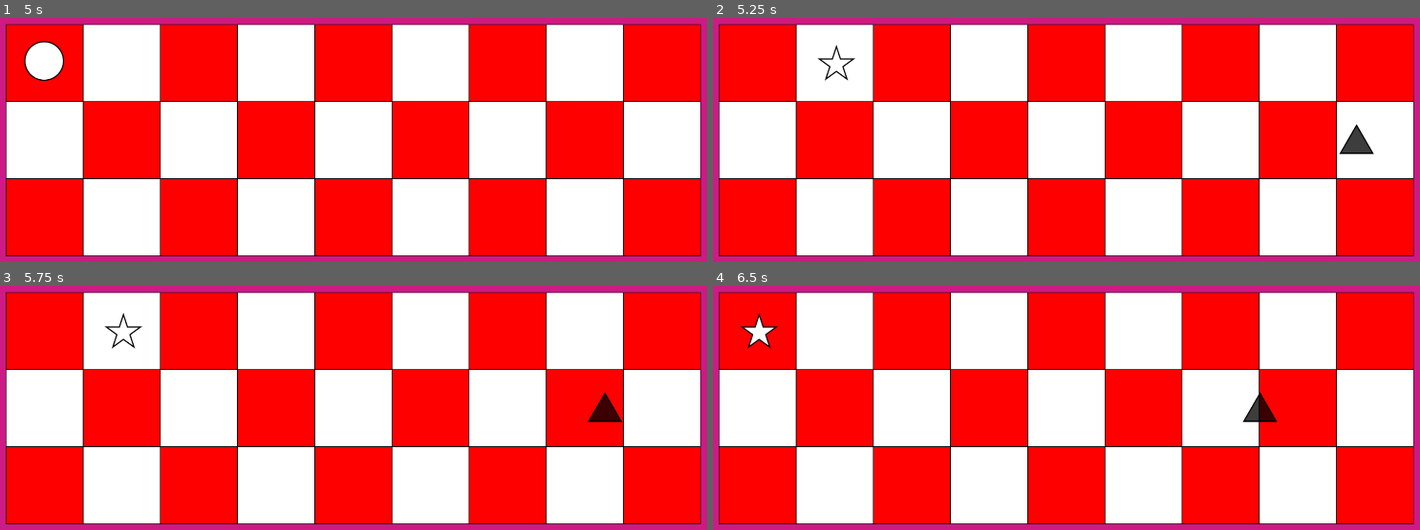
Above: before the commit, frames 1-4 (two rows, left to right).
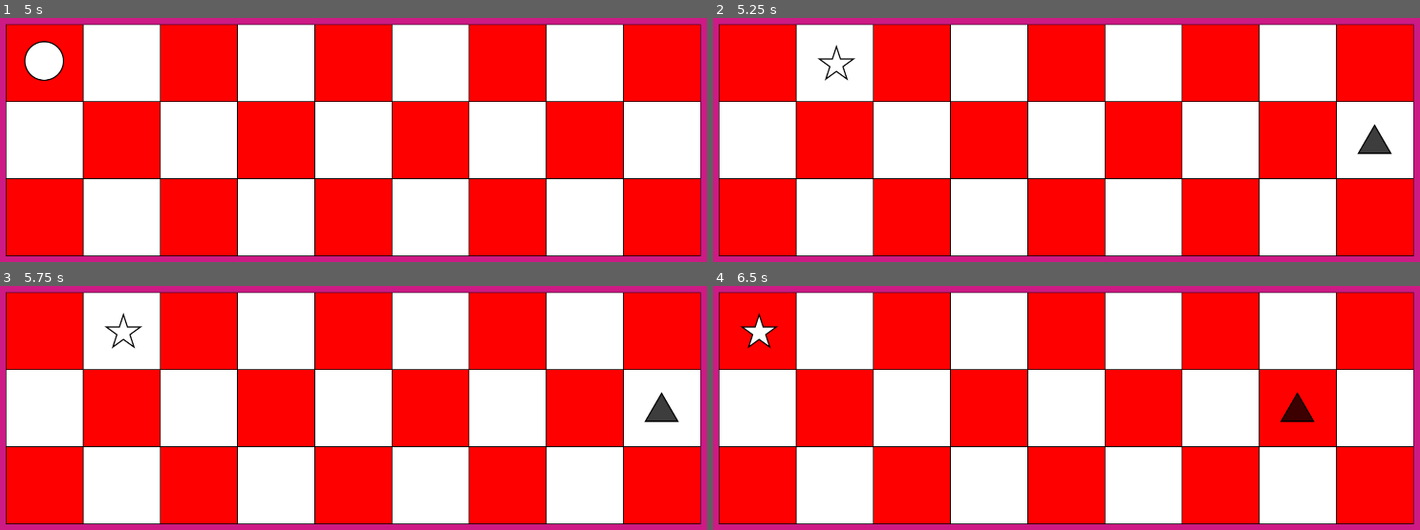
Above: after the commit, the same moments.

Repository: bezark/Street-Fight
Game: Godot game, scene res://street.tscn
Two runs of this game, one before a commit and one after it. Both use one fixed random seed, a clock stepped at 60 frames per second and the inputs below.
Inputs:
- Up to frame 1 (5 s): tap Enter (ui_accept) at 0.5, 0.77, 1.25, 1.52, 2, 2.75, 3.02, 3.5, 3.77, 4.25, 4.52 s; hold F (star) 0.53-1.28 s; hold Right (ui_right) 0.53-2.03 s; tap Up (Moving) at 1.35 s; tap F (star) at 1.55, 2.3, 3.05, 4.55 s; hold Left (ui_left) 2.03-2.78 s; hold A (circle) 2.03-2.78 s; hold Right (ui_right) 2.78-4.28 s; tap D (square) at 2.85 s; hold F (star) 3.53-4.28 s; hold Left (ui_left) from 4.28 s (still down); tap S (triangle) at 4.35 s
- Up to frame 2 (5.25 s): release Left (ui_left) at 5.03 s; hold Right (ui_right) from 5.03 s (still down); hold F (star) from 5.03 s (still down)
- Up to frame 3 (5.75 s): keep holding Right (ui_right); keep holding F (star)
- Up to frame 4 (6.5 s): release Right (ui_right) at 5.78 s; release F (star) at 5.78 s; hold Left (ui_left) from 5.78 s (still down); tap Up (Moving) at 5.85 s; tap Enter (ui_accept) at 6.02 s; tap F (star) at 6.05 s

Frame 1 is identical in both runs. In frame 2, 0.5% of the frame differs, in the area x 88-97%, y 43-56%; in frame 3, 0.6%, in the area x 83-97%, y 43-56%; in frame 4, 0.6%.

Commit message:
Modified Movement to be on squares rather than fluid
added EverybodyMove global timer and advanced enemy movement off that

Diff:
--- a/Game Controller.gd
+++ b/Game Controller.gd
@@ -24,3 +24,9 @@
 
 	$EnemySpawner.start(nextEnemySpawnTime)
 	nextEnemySpawnTime -= 0.1
+
+
+
+#increase all enemy movement speed
+func _on_every_body_move_timeout():
+	$EveryBodyMove.wait_time -= 0.001
--- a/enemy.gd
+++ b/enemy.gd
@@ -5,13 +5,28 @@
 var speed = 194
 
 func _ready():
-    randomize()
-    var shape_int = randi() % shapes.size()
-    $Shapes.frame = shape_int
-    shape = shapes[shape_int]
-    print(shape)
+	randomize()
+	var shape_int = randi() % shapes.size()
+	$Shapes.frame = shape_int
+	shape = shapes[shape_int]
+	print(shape)
 
-func _process(delta):
-    # Move the enemy 194 units to the left every second
-    position.x -= speed * delta
-    speed += 0.001
+	#global movement timer
+	$"../EveryBodyMove".timeout.connect(_on_every_body_move_timeout)
+
+
+
+
+
+#Fluid Movement
+#func _process(delta):
+#	# Move the enemy 194 units to the left every second
+#	position.x -= speed * delta
+#	speed += 0.001
+
+
+
+# Squares Movement
+func _on_every_body_move_timeout():
+	print(shape, " is moving")
+	position.x -= speed
--- a/player_control.gd
+++ b/player_control.gd
@@ -38,7 +38,7 @@
 		if Input.is_action_just_pressed("ui_right"):
 			position.x += 194
 			#(0 + 5 + 1) % 5
-
+		move_and_slide()
 
 
 
--- a/street.tscn
+++ b/street.tscn
@@ -19,20 +19,20 @@
 offset_bottom = 831.0
 color = Color(1, 0.0235294, 0.603922, 0.717647)
 
-[node name="Background" type="Sprite2D" parent="."]
+[node name="Street_Floor" type="Sprite2D" parent="."]
 position = Vector2(872.5, 291.635)
 scale = Vector2(0.999427, 1.00126)
 texture = ExtResource("1_jm8sk")
 
-[node name="Walls" type="RigidBody2D" parent="Background"]
+[node name="Walls" type="RigidBody2D" parent="Street_Floor"]
 inertia = 100.0
 gravity_scale = 0.0
 
-[node name="CollisionShape2D" type="CollisionShape2D" parent="Background/Walls"]
+[node name="CollisionShape2D" type="CollisionShape2D" parent="Street_Floor/Walls"]
 position = Vector2(0.500305, -416.111)
 shape = SubResource("RectangleShape2D_xx55w")
 
-[node name="CollisionShape2D2" type="CollisionShape2D" parent="Background/Walls"]
+[node name="CollisionShape2D2" type="CollisionShape2D" parent="Street_Floor/Walls"]
 position = Vector2(0.500122, 412.845)
 shape = SubResource("RectangleShape2D_xx55w")
 
@@ -49,13 +49,14 @@
 visible = false
 position = Vector2(1361, 195)
 
-[node name="Enemy2" parent="." instance=ExtResource("3_n0wy0")]
-visible = false
-position = Vector2(777, 395)
-
 [node name="EnemySpawner" type="Timer" parent="."]
 wait_time = 5.0
 one_shot = true
 autostart = true
 
+[node name="EveryBodyMove" type="Timer" parent="."]
+autostart = true
+
 [connection signal="body_entered" from="Enemy" to="." method="_on_enemy_body_entered"]
+[connection signal="timeout" from="EveryBodyMove" to="." method="_on_every_body_move_timeout"]
+[connection signal="timeout" from="EveryBodyMove" to="Enemy" method="_on_every_body_move_timeout"]
